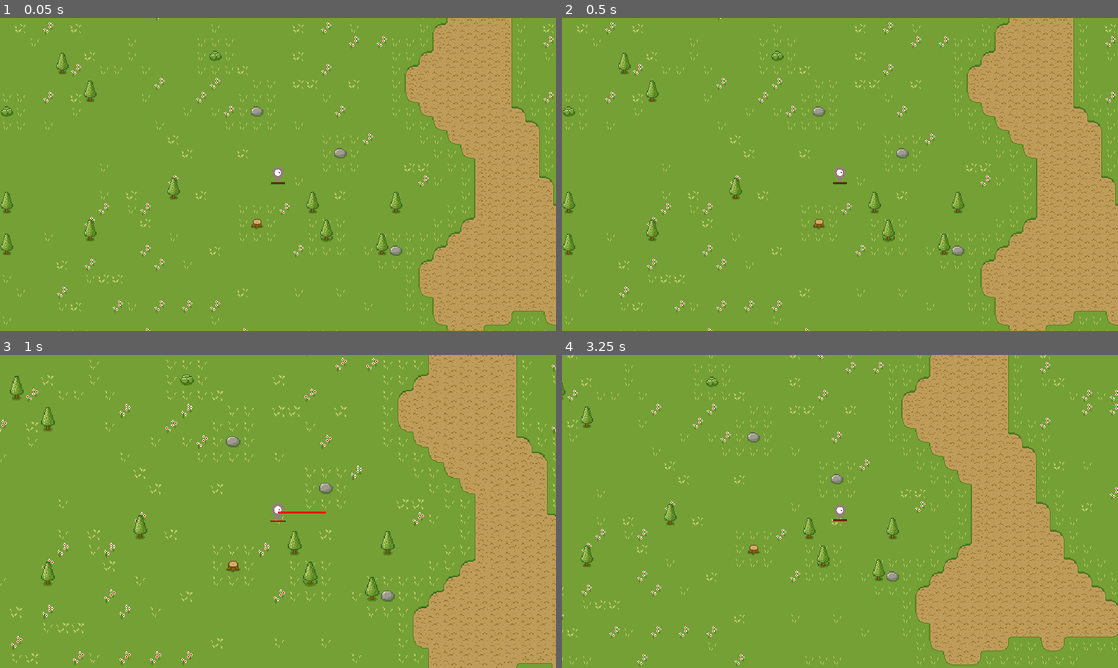
Above: before the commit, frames 1-4 (two rows, left to right).
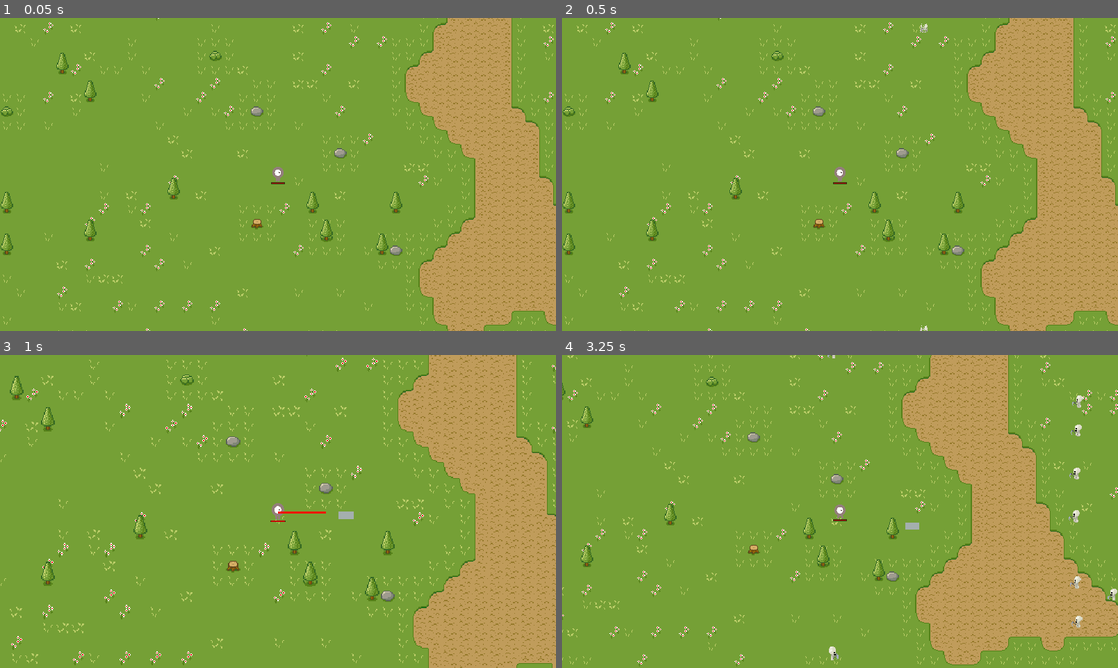
Above: after the commit, the same moments.

Repository: lyquid/ParkingSurvivors
Game: Godot game, scene res://Main.tscn
The game is run twice, just before and just after one commit, with the same random seed, the same clock (stepped at 60 frames per second) and the same inputs.
Inputs (mouse positions are in pixels of both pictures, inside the frame that each line leads up to):
- Up to frame 1 (0.05 s): no input
- Up to frame 2 (0.5 s): no input
- Up to frame 3 (1 s): move the mouse to (400, 495) at 0.52 s; hold D (move_right) from 0.53 s (still down); hold Mouse wheel up (zoom_in) from 0.53 s (still down)
- Up to frame 4 (3.25 s): move the mouse to (728, 527) at 1.27 s; release D (move_right) at 1.28 s; release Mouse wheel up (zoom_in) at 1.28 s; hold S (move_down) 1.28-2.03 s; tap Mouse wheel down (zoom_out) at 1.35, 2.85 s; move the mouse to (895, 442) at 2.02 s; hold D (move_right) 2.03-2.78 s; hold Mouse wheel up (zoom_in) 2.03-2.78 s; move the mouse to (812, 574) at 2.77 s; hold W (move_up) from 2.78 s (still down)

Frame 1 is identical in both runs. In frame 2, less than 0.1% of the frame differs, in the area x 64-66%, y 1-100%; in frame 3, less than 0.1%; in frame 4, 0.4%, in the area x 47-100%, y 0-98%.

Commit message:
Added WeaponsManager and knifes!

Diff:
--- a/EnemySpawner.gd
+++ b/EnemySpawner.gd
@@ -1,11 +1,13 @@
 extends Path2D
+
+const DEFAULT_SPAWN_TIME := 1.0
 
 # Nodes references
 var player
 var tilemap
 # Spawner variables
-export var max_skeletons := 100
-export var start_skeletons := 5
+var max_skeletons := 1000
+var start_skeletons := 50
 var skeleton_count := 0
 var skeleton_scene := preload("res://characters/enemies/skeleton/Skeleton.tscn")
 onready var enemy_spawn_location := $EnemySpawnLocation
@@ -15,10 +17,13 @@
 
 # Called when the node enters the scene tree for the first time.
 func _ready():
+	rng.randomize()
+
 	player = get_tree().root.get_node("Main/Player")
 	tilemap = get_tree().root.get_node("Main/MapGenerator/Terrain")
 
-	rng.randomize()
+	$SpawnTimer.wait_time = DEFAULT_SPAWN_TIME
+	$SpawnTimer.start()
 
 	# Create starting skeletons
 	for _i in range(start_skeletons):
--- a/EnemySpawner.tscn
+++ b/EnemySpawner.tscn
@@ -15,6 +15,5 @@
 position = Vector2( -384, -256 )
 
 [node name="SpawnTimer" type="Timer" parent="."]
-autostart = true
 
 [connection signal="timeout" from="SpawnTimer" to="." method="_on_SpawnTimer_timeout"]
--- a/Main.tscn
+++ b/Main.tscn
@@ -1,7 +1,8 @@
-[gd_scene load_steps=5 format=2]
+[gd_scene load_steps=6 format=2]
 
 [ext_resource path="res://characters/player/Player.tscn" type="PackedScene" id=1]
 [ext_resource path="res://MapGenerator.tscn" type="PackedScene" id=2]
+[ext_resource path="res://weapons/WeaponsManager.tscn" type="PackedScene" id=3]
 [ext_resource path="res://EnemySpawner.tscn" type="PackedScene" id=4]
 [ext_resource path="res://Main.gd" type="Script" id=5]
 
@@ -14,3 +15,5 @@
 scale = Vector2( 0.5, 0.5 )
 
 [node name="EnemySpawner" parent="." instance=ExtResource( 4 )]
+
+[node name="WeaponsManager" parent="." instance=ExtResource( 3 )]
--- a/characters/enemies/skeleton/Skeleton.gd
+++ b/characters/enemies/skeleton/Skeleton.gd
@@ -15,6 +15,9 @@
 var other_animation_playing := false
 onready var animated_sprite := $AnimatedSprite
 onready var hit_animation := $HitAnimation
+onready var collision_shape := $CollisionShape2D
+onready var ia_timer := $IATimer
+onready var stun_timer := $StunTimer
 # health and damage
 export var health := 100.0
 export var damage := 0.2
@@ -111,27 +114,27 @@
 func _on_AnimatedSprite_animation_finished():
 	if animated_sprite.animation == "birth":
 		animated_sprite.animation = "down_idle"
-		$IATimer.start()
+		ia_timer.start()
 	elif animated_sprite.animation == "death":
 		get_tree().queue_delete(self)
 	other_animation_playing = false
 
 
-func hit(damage_in: float, impact: Vector2):
-	stunned = true
-	$StunTimer.start()
-	animated_sprite.stop()
+func hit(damage_in: float, impact: Vector2 = Vector2.ZERO, stun: bool = false):
+	stunned = stun
+	if stunned:
+		stun_timer.start()
+		animated_sprite.stop()
 	impact_direction = impact
 	health -= damage_in
 	if health > 0.0:
 		hit_animation.play("hit")
 	else:
-		$IATimer.stop()
+		ia_timer.stop()
 		direction = Vector2.ZERO
 		other_animation_playing = true
 		animated_sprite.play("death")
-		$CollisionShape2D.disabled = true
-
+		collision_shape.call_deferred("set_disabled", true)
 		emit_signal("death")
 
 
--- a/characters/player/Player.tscn
+++ b/characters/player/Player.tscn
@@ -1,10 +1,9 @@
-[gd_scene load_steps=10 format=2]
+[gd_scene load_steps=9 format=2]
 
 [ext_resource path="res://characters/player/Player.gd" type="Script" id=1]
 [ext_resource path="res://characters/player/graphics/playerGrey_walk1.png" type="Texture" id=2]
 [ext_resource path="res://characters/player/graphics/playerGrey_walk2.png" type="Texture" id=3]
 [ext_resource path="res://characters/player/HealthBar.tscn" type="PackedScene" id=4]
-[ext_resource path="res://weapons/BaseballBat.tscn" type="PackedScene" id=5]
 
 [sub_resource type="SpriteFrames" id=1]
 animations = [ {
@@ -86,6 +85,4 @@
 [node name="EmissionTimer" type="Timer" parent="HitParticles"]
 wait_time = 0.2
 
-[node name="BaseballBat" parent="." instance=ExtResource( 5 )]
-
 [connection signal="timeout" from="HitParticles/EmissionTimer" to="." method="_on_EmissionTimer_timeout"]
--- a/project.godot
+++ b/project.godot
@@ -13,9 +13,15 @@
 "class": "Weapon",
 "language": "GDScript",
 "path": "res://weapons/Weapon.gd"
+}, {
+"base": "Node",
+"class": "WeaponsManager",
+"language": "GDScript",
+"path": "res://weapons/WeaponsManager.gd"
 } ]
 _global_script_class_icons={
-"Weapon": ""
+"Weapon": "",
+"WeaponsManager": ""
 }
 
 [application]
--- a/weapons/BaseballBat.gd
+++ b/weapons/BaseballBat.gd
@@ -1,14 +1,24 @@
 extends Weapon
 
-export var attack_length := 50.0
+const DEFAULT_COOLDOWN_TIME := 1.0
+const DEFAULT_DAMAGE := 85.0
+const DEFAULT_KINEMATIC_FOCE := 25.0
+const DEFAULT_ATTACK_LENGTH := 50.0
+
+var attack_length := DEFAULT_ATTACK_LENGTH
 onready var cooldown_timer := $Cooldown
 onready var attack_area := $AttackArea
 onready var attack_shape := $AttackArea/CollisionShape2D
+onready var graphics := $WeaponGraphics
+
 
 func _ready():
 	attack_shape.shape.extents.x = attack_length
 	attack_area.set_transform(Transform2D(0.0, Vector2(attack_shape.shape.extents.x, 0.0)))
 	graphics.set_size(Vector2(attack_length * 2.0, 5.0))
+	damage = DEFAULT_DAMAGE
+	kinematic_force = DEFAULT_KINEMATIC_FOCE
+	cooldown = DEFAULT_COOLDOWN_TIME
 	cooldown_timer.wait_time = cooldown
 	cooldown_timer.start()
 
@@ -27,7 +37,7 @@
 			var impact_direction := Vector2(kinematic_force, 0.0)
 			if player.is_facing_left():
 				impact_direction = Vector2(-kinematic_force, 0.0)
-			body.hit(damage, impact_direction)
+			body.hit(damage, impact_direction, true)
 
 	$WeaponGraphics/ShowTimer.start()
 
--- a/weapons/BaseballBat.tscn
+++ b/weapons/BaseballBat.tscn
@@ -6,9 +6,6 @@
 
 [node name="BaseballBat" type="Node2D"]
 script = ExtResource( 1 )
-cooldown = 1.0
-damage = 80.0
-kinematic_force = 25.0
 
 [node name="Cooldown" type="Timer" parent="."]
 
--- /dev/null
+++ b/weapons/Knife.gd
@@ -0,0 +1,52 @@
+extends Weapon
+
+const DISABLED_TIMEOUT := 1.5
+
+var speed: float
+var direction := Vector2.ZERO
+var tilemap
+onready var graphics := $WeaponGraphics
+onready var disable_timer := $DisableTimer
+
+func _ready():
+	tilemap = get_tree().root.get_node("Main/MapGenerator/Terrain")
+	disable_timer.wait_time = DISABLED_TIMEOUT
+	disable_timer.start()
+
+
+func setup(damage_in: float, kinematic_force_in: float, speed_in: float, direction_in: Vector2) -> Node2D:
+	damage = damage_in
+	kinematic_force = kinematic_force_in
+	speed = speed_in
+	direction = direction_in
+	return self
+
+
+func _process(delta):
+	position = position + speed * delta * direction
+
+
+func _on_AttackArea_body_entered(body):
+	if body.name == "Player":
+		return
+
+	if body.name == "Terrain":
+		var cell_coord = tilemap.world_to_map(position)
+		var cell_type_id = tilemap.get_cellv(cell_coord)
+		if cell_type_id == tilemap.tile_set.find_tile_by_name("Water"):
+			print("waterrrrrrrrrrrrrrrrrrrrrrrrrrrr")
+			return
+
+	if body.name.find("Skeleton") >= 0:
+#		var impact_direction := Vector2(kinematic_force, 0.0)
+#		if player.is_facing_left():
+#			impact_direction = Vector2(-kinematic_force, 0.0)
+		body.hit(damage)
+
+	# Stop the movement and delete
+	direction = Vector2.ZERO
+	get_tree().queue_delete(self)
+
+
+func _on_DisableTimer_timeout():
+	get_tree().queue_delete(self)
--- /dev/null
+++ b/weapons/Knife.tscn
@@ -0,0 +1,25 @@
+[gd_scene load_steps=3 format=2]
+
+[ext_resource path="res://weapons/Knife.gd" type="Script" id=1]
+
+[sub_resource type="RectangleShape2D" id=1]
+extents = Vector2( 8, 4 )
+
+[node name="Knife" type="Node2D"]
+script = ExtResource( 1 )
+
+[node name="WeaponGraphics" type="ColorRect" parent="."]
+margin_right = 16.0
+margin_bottom = 8.0
+color = Color( 0.647059, 0.690196, 0.686275, 1 )
+
+[node name="AttackArea" type="Area2D" parent="."]
+
+[node name="CollisionShape2D" type="CollisionShape2D" parent="AttackArea"]
+position = Vector2( 8, 4 )
+shape = SubResource( 1 )
+
+[node name="DisableTimer" type="Timer" parent="."]
+
+[connection signal="body_entered" from="AttackArea" to="." method="_on_AttackArea_body_entered"]
+[connection signal="timeout" from="DisableTimer" to="." method="_on_DisableTimer_timeout"]
--- /dev/null
+++ b/weapons/KnifeLauncher.gd
@@ -0,0 +1,35 @@
+extends Weapon
+
+const DEFAULT_COOLDOWN_TIME := 0.75
+const DEFAULT_DAMAGE := 50.0
+const DEFAULT_KINEMATIC_FORCE := 10.0
+const DEFAULT_SPEED := 300.0
+
+var knife_scene := preload("res://weapons/Knife.tscn")
+onready var main := get_tree().root.get_node("Main")
+onready var cooldown_timer := $Cooldown
+var throw_direction := Vector2.ZERO
+var speed := DEFAULT_SPEED
+
+
+func _ready():
+	damage = DEFAULT_DAMAGE
+	kinematic_force = DEFAULT_KINEMATIC_FORCE
+	cooldown = DEFAULT_COOLDOWN_TIME
+	cooldown_timer.wait_time = cooldown
+	cooldown_timer.start()
+
+
+func attack():
+	if player.is_facing_left():
+		throw_direction = Vector2(-1.0, 0.0)
+	else:
+		throw_direction = Vector2(1.0, 0.0)
+
+	var knife = knife_scene.instance().setup(damage, kinematic_force, speed, throw_direction)
+	knife.set_position(player.position)
+	main.call_deferred("add_child", knife)
+
+
+func _on_Cooldown_timeout():
+	attack()
--- /dev/null
+++ b/weapons/KnifeLauncher.tscn
@@ -0,0 +1,10 @@
+[gd_scene load_steps=2 format=2]
+
+[ext_resource path="res://weapons/KnifeLauncher.gd" type="Script" id=1]
+
+[node name="KnifeLauncher" type="Node2D"]
+script = ExtResource( 1 )
+
+[node name="Cooldown" type="Timer" parent="."]
+
+[connection signal="timeout" from="Cooldown" to="." method="_on_Cooldown_timeout"]
--- a/weapons/Weapon.gd
+++ b/weapons/Weapon.gd
@@ -2,9 +2,8 @@
 
 class_name Weapon
 
-export var cooldown: float
-export var damage: float
-export var kinematic_force: float
+var cooldown: float
+var damage: float
+var kinematic_force: float
 
 onready var player := get_tree().root.get_node("Main/Player")
-onready var graphics := $WeaponGraphics
--- /dev/null
+++ b/weapons/WeaponsManager.gd
@@ -0,0 +1,14 @@
+extends Node
+
+class_name WeaponsManager
+
+onready var player := get_tree().root.get_node("Main/Player")
+var baseball_bat_scene := preload("res://weapons/BaseballBat.tscn")
+var knife_launcher_scene := preload("res://weapons/KnifeLauncher.tscn")
+
+
+func _ready():
+	var baseball_bat := baseball_bat_scene.instance()
+	player.call_deferred("add_child", baseball_bat)
+	var knife_launcher := knife_launcher_scene.instance()
+	player.call_deferred("add_child", knife_launcher)
--- /dev/null
+++ b/weapons/WeaponsManager.tscn
@@ -0,0 +1,6 @@
+[gd_scene load_steps=2 format=2]
+
+[ext_resource path="res://weapons/WeaponsManager.gd" type="Script" id=1]
+
+[node name="WeaponsManager" type="Node"]
+script = ExtResource( 1 )
